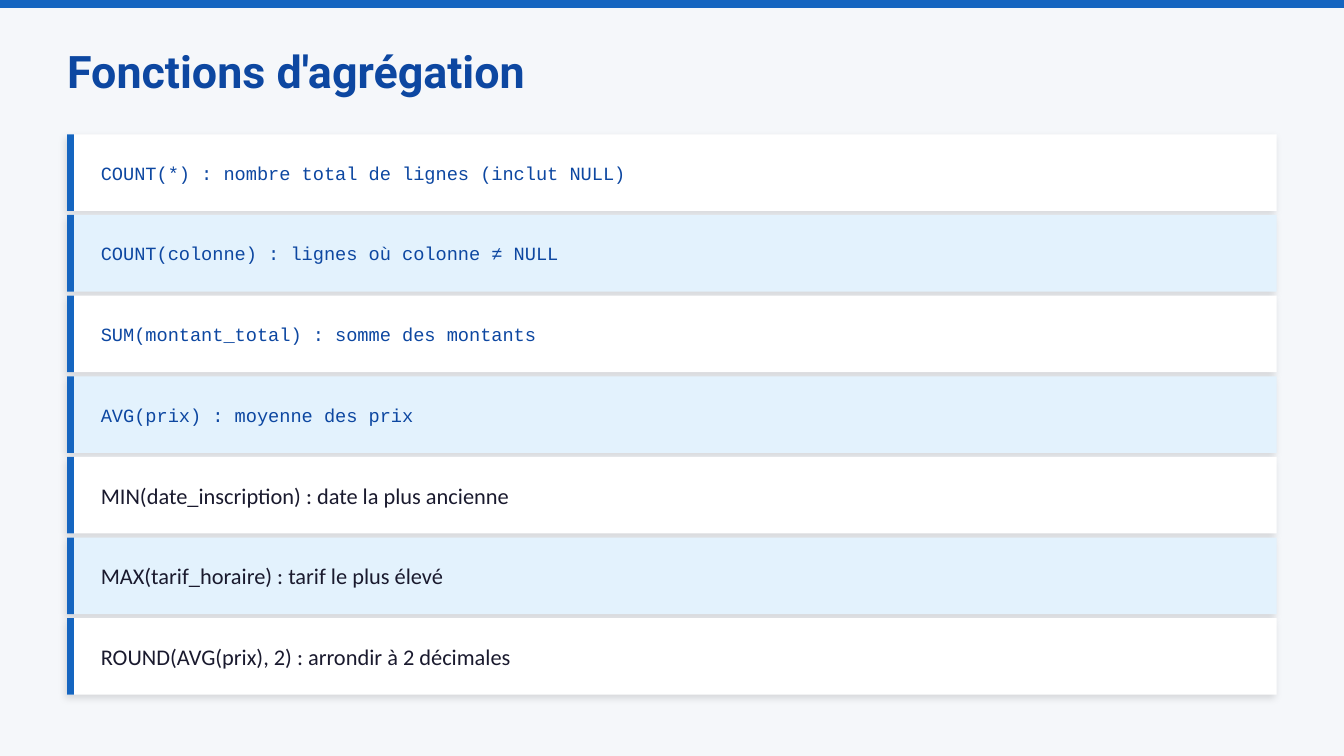
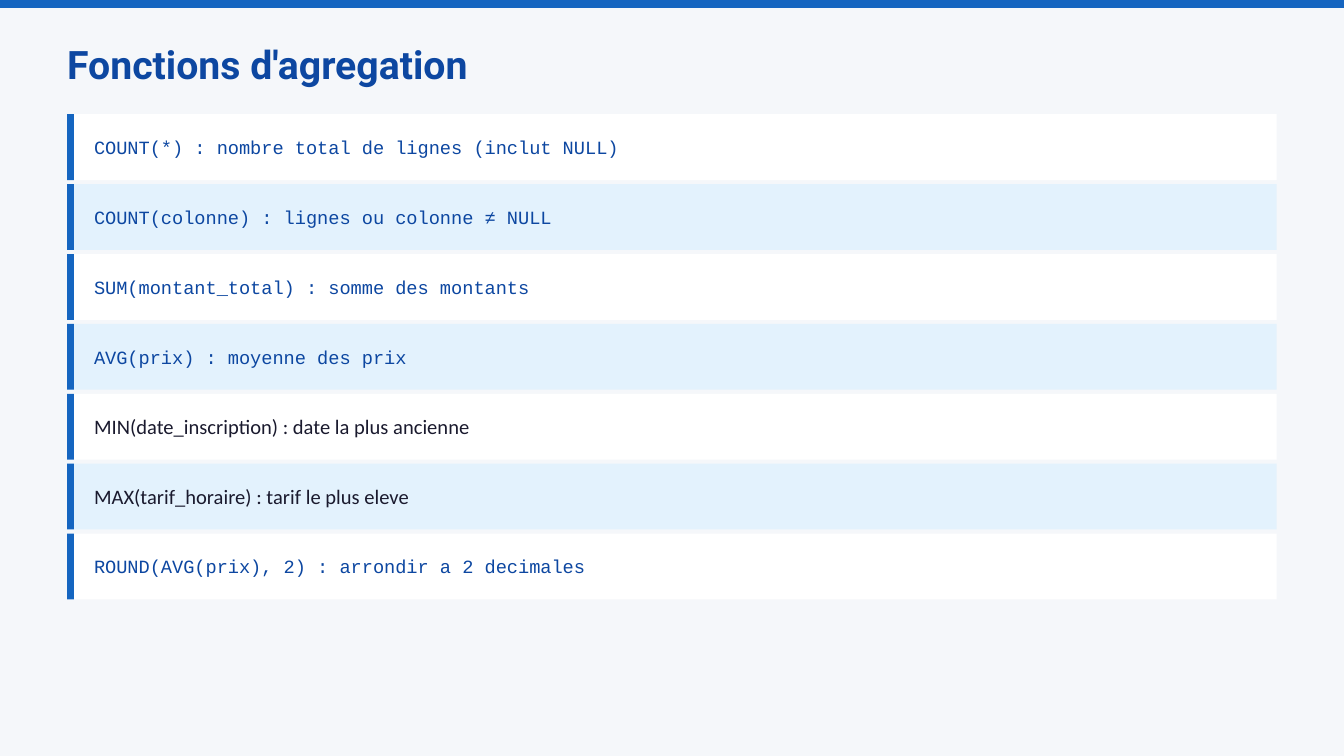
Before and after one commit to mbiTati/unit4_gamifie, a slide deck: slide 2 of pptx/Module13_Agrégation_GROUP_BY_HAVING.pptx. Drawn at 1344x756 pixels with LibreOffice and Linux fonts; fonts in the diff are those of the drawing. Boxes give left, top, right and bottom in pixels: in the first picture for what was removed or moved away, otherwise in the second. Text is boxed around its words. In the diff, an @@ line names an element or a change of style, - is before the commit and + after.

```diff
--- a/pptx/Module13_Agrégation_GROUP_BY_HAVING.pptx
+++ b/pptx/Module13_Agrégation_GROUP_BY_HAVING.pptx
@@ text at box(67, 49, 467, 87): text changed; size 24 to 21 pt @@
-Fonctions d'agrégation
+Fonctions d'agregation
@@ rectangle: place and size @@
-rectangle at box(67, 134, 1277, 211)
+rectangle at box(67, 114, 1277, 180)
@@ rectangle: place and size @@
-rectangle at box(67, 134, 74, 211)
+rectangle at box(67, 114, 74, 180)
@@ text "COUNT(*) : nombre total de ...": place and size @@
-text "COUNT(*) : nombre total de ..." at box(101, 167, 626, 184)
+text "COUNT(*) : nombre total de ..." at box(94, 141, 619, 158)
@@ rectangle: place and size @@
-rectangle at box(67, 215, 1277, 292)
+rectangle at box(67, 184, 1277, 250)
@@ rectangle: place and size @@
-rectangle at box(67, 215, 74, 292)
+rectangle at box(67, 184, 74, 250)
@@ text at box(94, 211, 552, 228): text changed @@
-COUNT(colonne) : lignes où colonne ≠ NULL
+COUNT(colonne) : lignes ou colonne ≠ NULL
@@ rectangle: place and size @@
-rectangle at box(67, 296, 1277, 372)
+rectangle at box(67, 254, 1277, 320)
@@ rectangle: place and size @@
-rectangle at box(67, 296, 74, 372)
+rectangle at box(67, 254, 74, 320)
@@ text "SUM(montant_total) : somme des montants": place and size @@
-text "SUM(montant_total) : somme des montants" at box(101, 328, 536, 345)
+text "SUM(montant_total) : somme des montants" at box(94, 281, 529, 298)
@@ rectangle: place and size @@
-rectangle at box(67, 376, 1277, 453)
+rectangle at box(67, 324, 1277, 390)
@@ rectangle: place and size @@
-rectangle at box(67, 376, 74, 453)
+rectangle at box(67, 324, 74, 390)
@@ text "AVG(prix) : moyenne des prix": place and size @@
-text "AVG(prix) : moyenne des prix" at box(101, 408, 414, 426)
+text "AVG(prix) : moyenne des prix" at box(94, 351, 407, 368)
@@ rectangle: place and size @@
-rectangle at box(67, 457, 1277, 534)
+rectangle at box(67, 394, 1277, 460)
@@ rectangle: place and size @@
-rectangle at box(67, 457, 74, 534)
+rectangle at box(67, 394, 74, 460)
@@ text "MIN(date_inscription) : date la plus ...": place and size @@
-text "MIN(date_inscription) : date la plus ..." at box(101, 488, 509, 508)
+text "MIN(date_inscription) : date la plus ..." at box(94, 419, 469, 438)
@@ text "MIN(date_inscription) : date la plus ..." at box(94, 419, 469, 438): size 12 to 11 pt @@
@@ rectangle: place and size @@
-rectangle at box(67, 538, 1277, 614)
+rectangle at box(67, 464, 1277, 530)
@@ rectangle: place and size @@
-rectangle at box(67, 538, 74, 614)
+rectangle at box(67, 464, 74, 530)
@@ text at box(94, 489, 408, 508): text changed; size 12 to 11 pt @@
-MAX(tarif_horaire) : tarif le plus élevé
+MAX(tarif_horaire) : tarif le plus eleve
@@ shadow off in 7 elements at box(67, 114, 1277, 180), box(67, 184, 1277, 250), box(67, 254, 1277, 320), box(67, 324, 1277, 390), box(67, 394, 1277, 460), box(67, 464, 1277, 530), box(67, 534, 1277, 599) @@
@@ rectangle: place and size @@
-rectangle at box(67, 618, 1277, 695)
+rectangle at box(67, 534, 1277, 599)
@@ rectangle: place and size @@
-rectangle at box(67, 618, 74, 695)
+rectangle at box(67, 534, 74, 599)
@@ text at box(94, 560, 586, 577): text changed; size 12 to 10 pt; font Calibri to Courier New; text colour #1A1A2E to #0D47A1 @@
-ROUND(AVG(prix), 2) : arrondir à 2 décimales
+ROUND(AVG(prix), 2) : arrondir a 2 decimales
```
Also in this commit, not shown: 7 other slides changed, 2 slides added, 1 slide removed, 6 other files.
